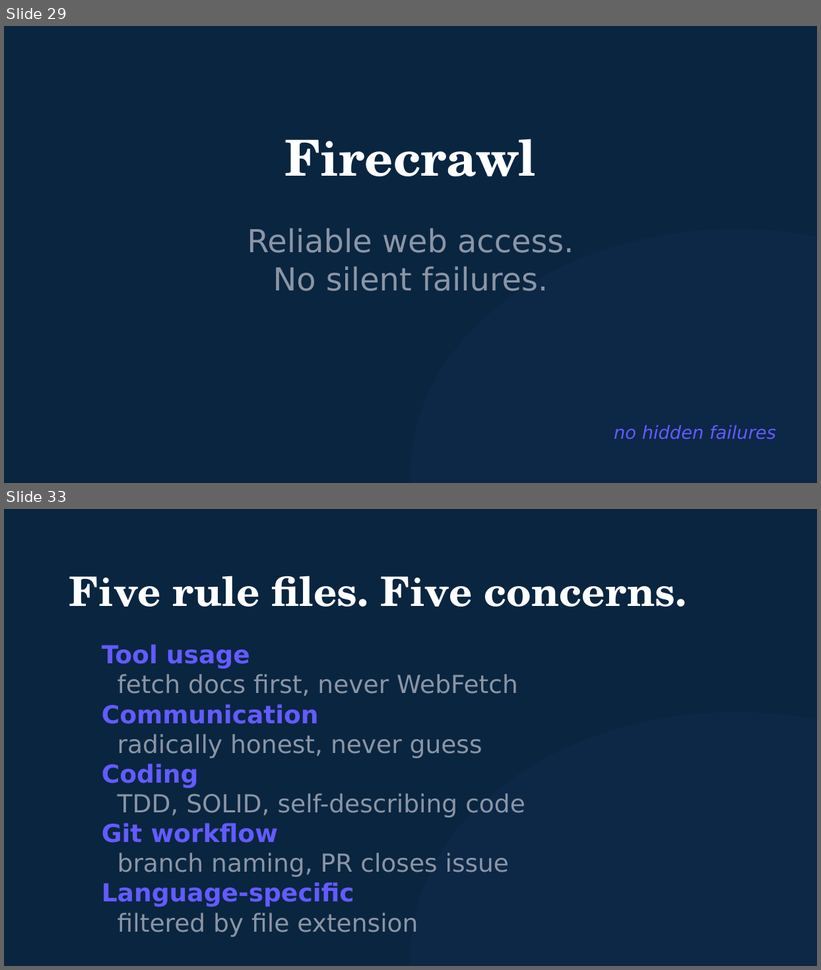
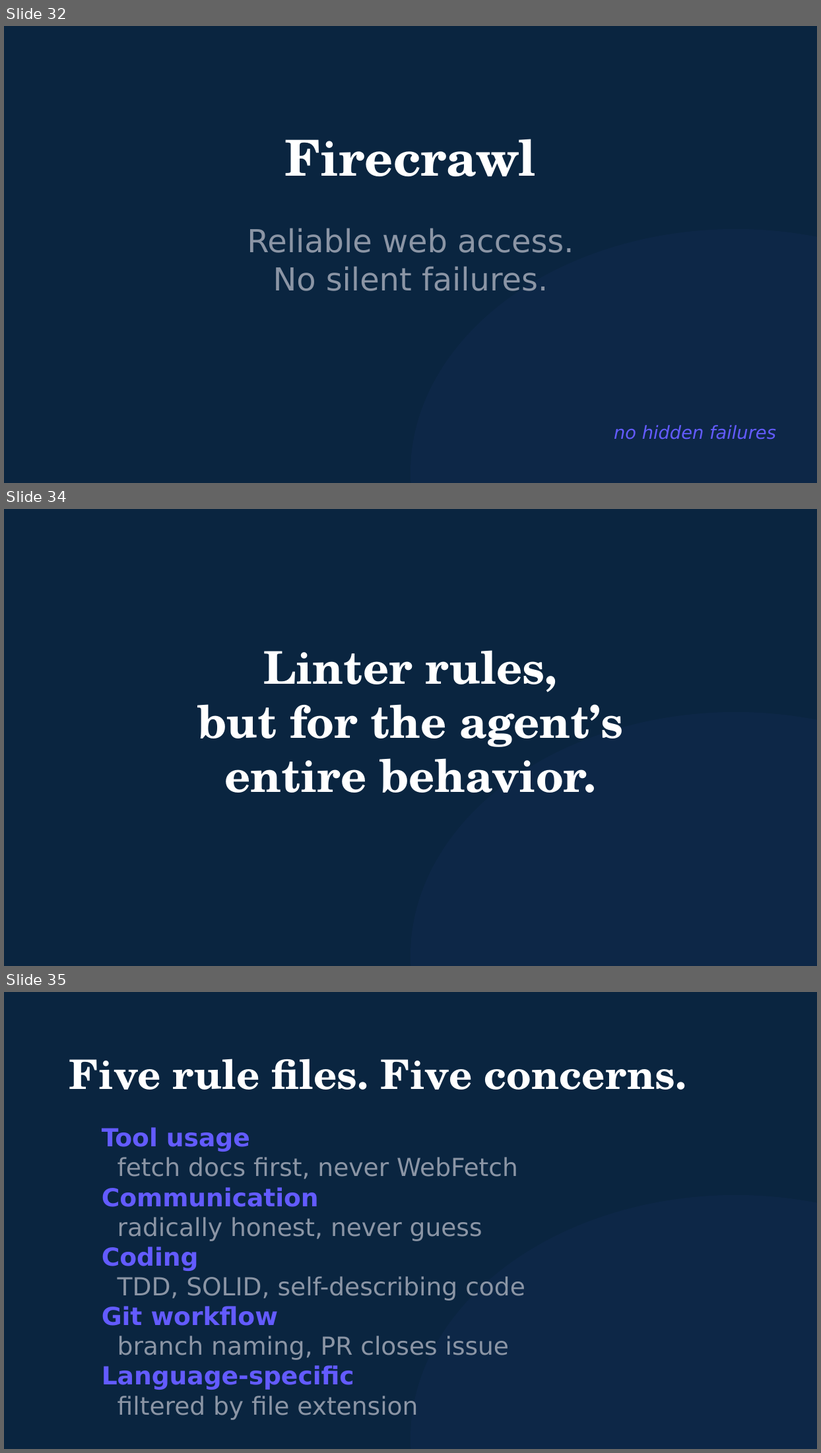
Before and after one commit to michaelengland/ai-best-practices, a slide deck: decks/builder/builder.pptx. Shown one above the other, each under a label of ours: slides 29 and 33 before the commit, slides 32, 34 and 35 after it; the slides between them are not shown. The pictures are 821x970 and 821x1453 pixels, drawn with LibreOffice and Linux fonts; fonts in the diff are those of the drawing. Boxes give left, top, right and bottom in pixels: in the first picture for what was removed or moved away, otherwise in the second. Text is boxed around its words. In the diff, an @@ line names an element or a change of style, - is before the commit and + after.

```diff
--- a/decks/builder/builder.pptx
+++ b/decks/builder/builder.pptx
@@ slide 34 added at <box>4,509,817,966</box>, background #0A2540 @@
@@ text added at <box>197,650,623,793</box>, 40 pt, text #FFFFFF, bold @@
+Linter rules,
+but for the agent’s
+entire behavior.
@@ ellipse added at <box>411,712,817,966</box>, fill #635BFF at 4% opacity @@
@@ what was slide 29 is now slide 32 @@
@@ what was slide 33 is now slide 35 @@
```
Also in this commit, not shown: 6 slides changed, 11 other slides added, 5 slides removed, 6 other files.
